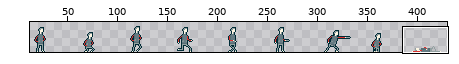
Two states of a sprite sheet, Player/Player.png. Above, an overview of the earlier version with the close-up marked.
Close-up. The starting point:
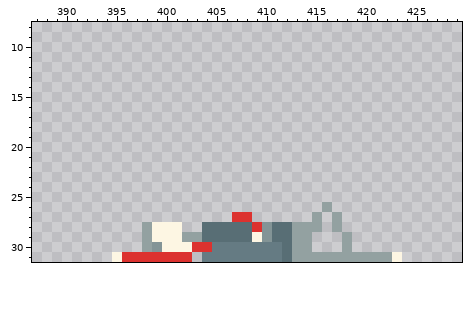
The file is 432x32 pixels. Shown: x 387..429, y 8..31. The wide view leaves out empty margins.
After:
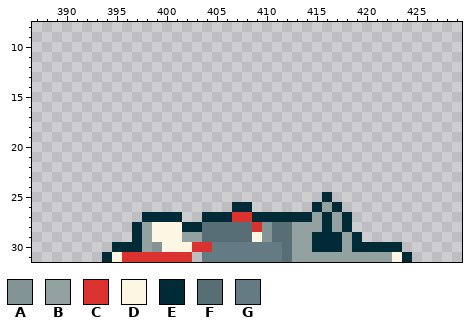
Palette (. is transparent): A #839496  B #93a1a1  C #dc322f  D #fdf6e3  E #002b36  F #586e75  G #657b83
From old to new:
{"y":25,"x":416,"old":".","new":"E"}
{"y":26,"x":407,"old":"..","new":"EE"}
{"y":26,"x":415,"old":".","new":"E"}
{"y":26,"x":417,"old":".","new":"E"}
{"y":27,"x":398,"old":"....","new":"EEEE"}
{"y":27,"x":404,"old":"...","new":"EEE"}
{"y":27,"x":409,"old":"......","new":"EEEEEE"}
{"y":27,"x":416,"old":".","new":"E"}
{"y":27,"x":418,"old":".","new":"E"}
{"y":28,"x":397,"old":".","new":"E"}
{"y":28,"x":402,"old":"..","new":"EE"}
{"y":28,"x":416,"old":".","new":"E"}
{"y":28,"x":418,"old":".","new":"E"}
{"y":29,"x":397,"old":".","new":"E"}
{"y":29,"x":415,"old":"...","new":"EEE"}
{"y":29,"x":419,"old":".","new":"E"}
{"y":30,"x":395,"old":"...","new":"EEE"}
{"y":30,"x":415,"old":"...","new":"EEE"}
{"y":30,"x":419,"old":".....","new":"EEEEE"}
{"y":31,"x":394,"old":".","new":"E"}
{"y":31,"x":424,"old":".","new":"E"}
{"label":"added","picture_box":[102,192,412,262]}
